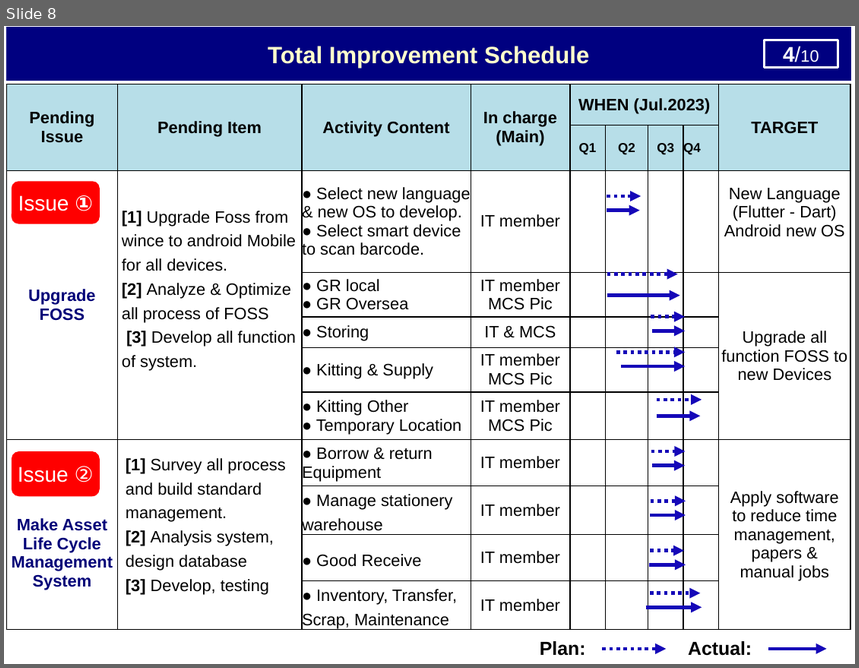
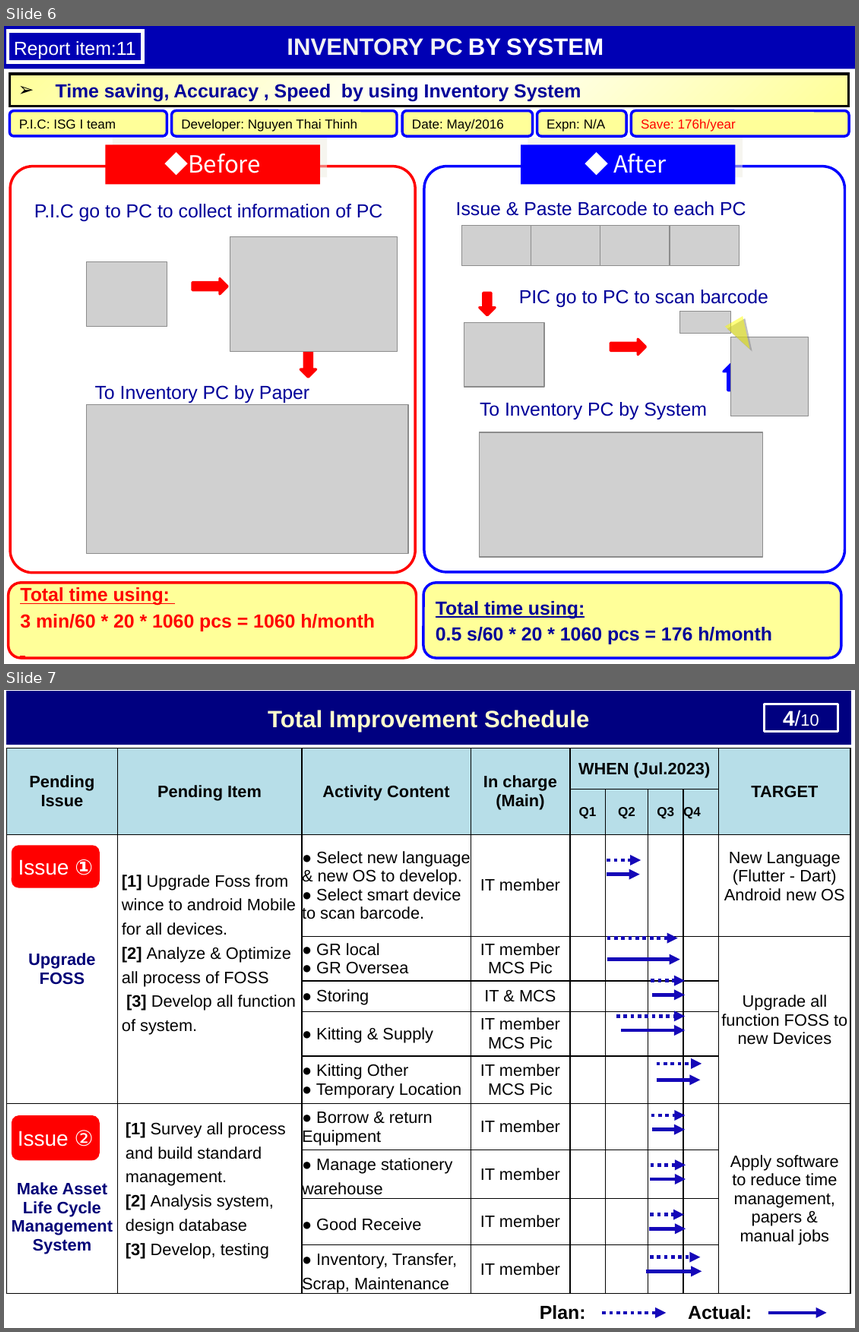
Before and after one commit to thietbicongnghevietnam/ReportPSNV, a slide deck: Report_test.pptx. Shown one above the other, each under a label of ours: slide 8 before the commit, slides 6 and 7 after it. The pictures are 859x668 and 859x1332 pixels, drawn with LibreOffice and Linux fonts; fonts in the diff are those of the drawing; grey boxes stand for pictures. Boxes give left, top, right and bottom in pixels: in the first picture for what was removed or moved away, otherwise in the second. Text is boxed around its words. In the diff, an @@ line names an element or a change of style, - is before the commit and + after.

```diff
--- a/Report_test.pptx
+++ b/Report_test.pptx
@@ slide 6 added at [4, 26, 855, 664], background #FFFFFF @@
@@ rectangle added at [4, 26, 855, 69], fill #0000B4, 20 pt, text #F2F2F2, bold @@
+INVENTORY PC BY SYSTEM
@@ rectangle added at [9, 31, 143, 62], outline #FFFFFF 3 pt, 16 pt, text #FFFFFF @@
+Report item:11
@@ rectangle added at [10, 74, 849, 106], fill gradient #FFFF99 to #FFFFFF, outline #000000 2 pt, 16 pt, text #000099, bold @@
+➢ Time saving, Accuracy , Speed by using Inventory System
@@ rounded rectangle added at [10, 111, 167, 137], fill #FFFF99, outline #0000FF 2.25 pt, 11 pt, text #000000 @@
+P.I.C: ISG I team
@@ rounded rectangle added at [172, 111, 397, 137], fill #FFFF99, outline #0000FF 2.25 pt, 11 pt, text #000000 @@
+Developer: Nguyen Thai Thinh
@@ rounded rectangle added at [402, 111, 533, 137], fill #FFFF99, outline #0000FF 2.25 pt, 11 pt, text #000000 @@
+Date: May/2016
@@ rounded rectangle added at [537, 111, 626, 137], fill #FFFF99, outline #0000FF 2.25 pt, 11 pt, text #000000 @@
+Expn: N/A
@@ rounded rectangle added at [631, 111, 849, 137], fill #FFFF99, outline #0000FF 2.25 pt, 11 pt, text #FF0000 @@
+Save: 176h/year
@@ rectangle added at [105, 145, 320, 185], fill #FF0000, 20 pt, text #FFFFFF @@
+◆Before
@@ rectangle added at [521, 145, 735, 185], fill #0000FF, 20 pt, text #FFFFFF @@
+◆ After
@@ rounded rectangle added at [10, 167, 415, 573], outline #FF0000 2.25 pt @@
@@ rounded rectangle added at [424, 167, 845, 572], outline #0000FF 2.25 pt @@
@@ text added at [34, 204, 383, 221], 16 pt, text #000099 @@
+P.I.C go to PC to collect information of PC
@@ text added at [456, 202, 746, 216], 16 pt, text #000099 @@
+Issue & Paste Barcode to each PC
@@ group added at [462, 225, 739, 266]: 4 pictures @@
@@ picture added at [230, 237, 396, 351] @@
@@ picture added at [87, 262, 167, 326] @@
@@ right arrow added at [192, 279, 227, 294], fill #FF0000, outline #FF0000 2 pt @@
@@ right arrow added at [481, 293, 496, 316], fill #FF0000, outline #FF0000 2 pt @@
@@ text added at [519, 290, 769, 307], 16 pt, text #000099 @@
+PIC go to PC to scan barcode
@@ picture added at [680, 312, 731, 334] @@
@@ triangle added at [725, 317, 759, 355], fill #FFFF00 at 50% opacity @@
@@ right arrow added at [300, 342, 316, 377], fill #FF0000, outline #FF0000 2 pt @@
@@ picture added at [464, 322, 544, 387] @@
@@ right arrow added at [611, 339, 645, 354], fill #FF0000, outline #FF0000 2 pt @@
@@ picture added at [731, 337, 808, 416] @@
@@ down arrow added at [723, 363, 741, 391], fill #0000FF, outline #0000FF 2 pt @@
@@ text added at [95, 385, 310, 403], 16 pt, text #000099 @@
+To Inventory PC by Paper
@@ picture added at [87, 404, 408, 553] @@
@@ text added at [480, 402, 707, 420], 16 pt, text #000099 @@
+To Inventory PC by System
@@ picture added at [480, 433, 763, 557] @@
@@ rounded rectangle added at [9, 582, 416, 658], fill #FFFF99, outline #FF0000 2.25 pt, 16 pt, text #FF0000, bold @@
+Total time using:
+3 min/60 * 20 * 1060 pcs = 1060 h/month
@@ rounded rectangle added at [424, 582, 842, 658], fill #FFFF99, outline #0000FF 2.25 pt, 16 pt, text #000099, bold @@
+Total time using:
+0.5 s/60 * 20 * 1060 pcs = 176 h/month
@@ what was slide 8 is now slide 7 @@
```
Also in this commit, not shown: 5 slides changed, 3 slides removed, 1 other file.
